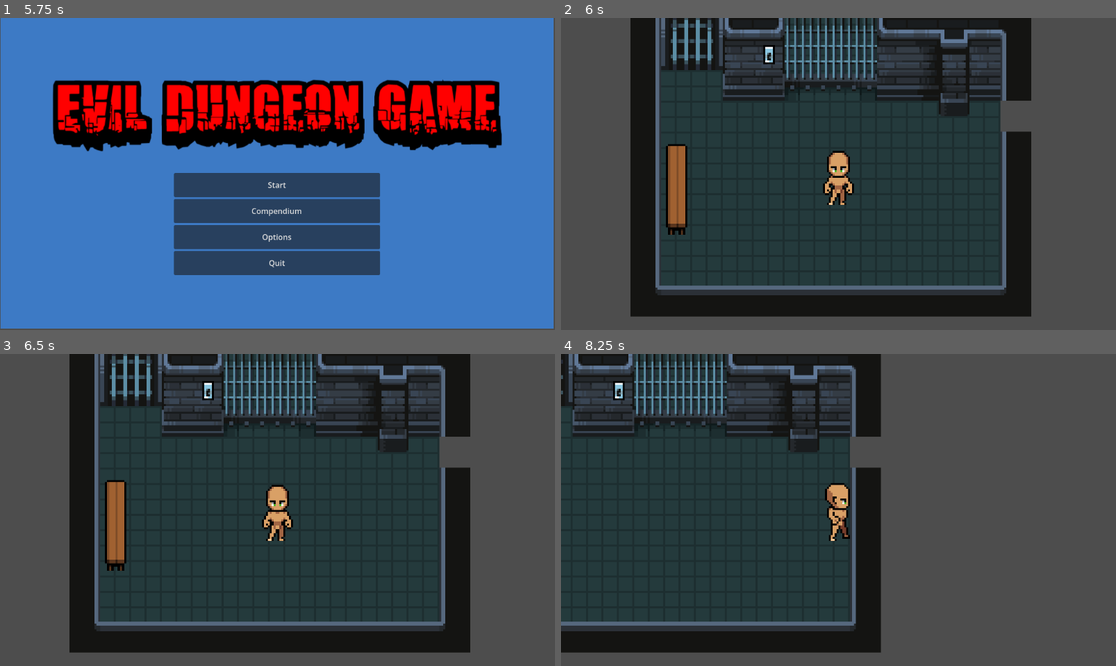
Above: before the commit, frames 1-4 (two rows, left to right).
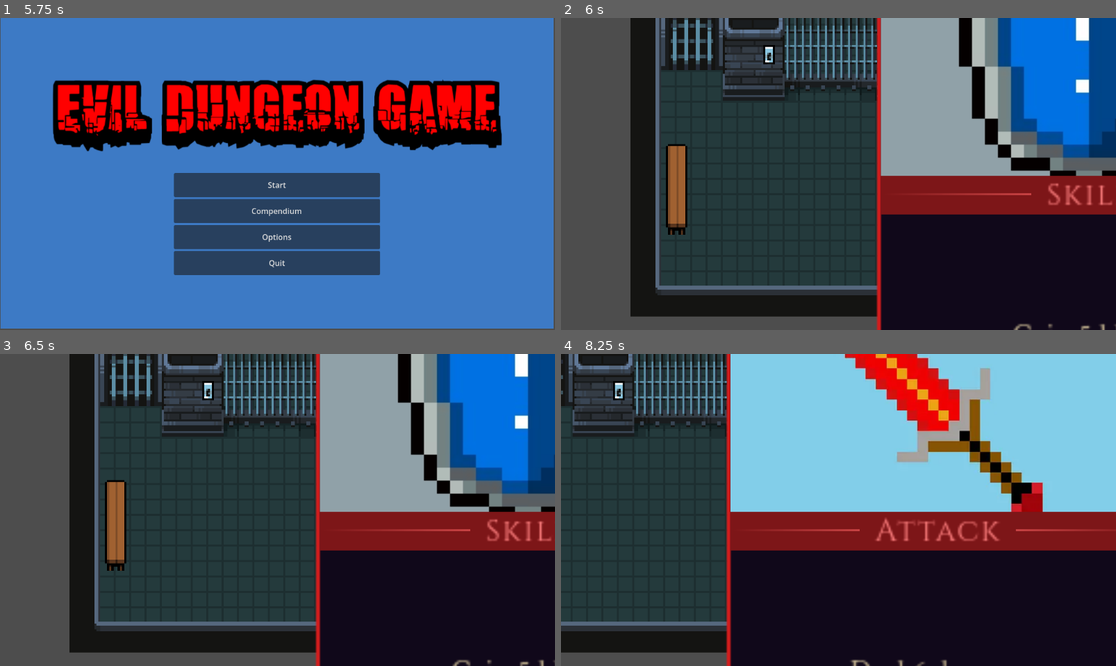
Above: after the commit, the same moments.

Repository: Maximgg21/A401-Project
Game: Godot game, scene res://scenes/ui/main_menu.tscn
Two runs of this game, one before a commit and one after it. Both use one fixed random seed, a clock stepped at 60 frames per second and the inputs below.
Inputs (mouse positions are in pixels of both pictures, inside the frame that each line leads up to):
- Up to frame 1 (5.75 s): click "Compendium" at 0.5 s; click "1" at 1.25 s; click "2" at 2 s; click "3" at 2.75 s; click "4" at 3.5 s; click "5" at 4.25 s; click "Back" at 5 s
- Up to frame 2 (6 s): click "Start" at 5.75 s
- Up to frame 3 (6.5 s): no input
- Up to frame 4 (8.25 s): move the mouse to (960, 494) at 6.52 s; hold Right (ui_right) 6.53-7.25 s; tap I at 6.6, 8.1 s; click (960, 494) at 6.67 s; drag from (727, 525) to (810, 572) at 7.27 s; move the mouse to (894, 441) at 8.02 s; hold Right (ui_right) from 8.03 s (still down)

Frame 1 is identical in both runs. In frame 2, 40% of the frame differs, in the area x 47-100%, y 0-100%; in frame 3, 40%; in frame 4, 67%, in the area x 29-100%, y 0-100%.

Commit message:
Finish deck, hand and turn loop for combat
- Add Card and Hero runtime classes, so each card copy and the hero
  have their own live state; HeroData holds base stats and the
  starting deck
- RunState sets the seed first, then creates the hero and builds the
  deck from the hero's starting deck
- CombatDeck draws with a seeded Fisher-Yates reshuffle, discards a
  specific card, and discards the whole hand
- Combat HUD runs the turn: draw 5, play a card only if the hero can
  pay its energy cost, End Turn discards and starts a new turn
- Rename view scenes and scripts to *_view (CardView, HandView,
  HeroView) and update preload paths, including compendium.gd
- Remove the separate Energy class; energy now lives on Hero

Commit message written with Claude (AI)

Diff:
--- a/autoload/run_state.gd
+++ b/autoload/run_state.gd
@@ -1,9 +1,10 @@
 extends Node
 
-const STARTER_DECK_DATA: DeckData = preload("res://data/decks/starter_deck.tres")
+const STARTER_HERO: HeroData = preload("res://data/heroes/starter_hero.tres")
 
 var rng := RandomNumberGenerator.new()
-var deck: Array[CardInstance]
+var deck: Array[Card]
+var hero: Hero
 
 
 func _ready() -> void:
@@ -16,6 +17,8 @@
 	else:
 		rng.seed = randi()
 
+	hero = Hero.new(STARTER_HERO)
+
 	deck.clear()
-	for data in STARTER_DECK_DATA.cards:
-		deck.append(CardInstance.new(data))
+	for card_data in hero.data.starting_deck.cards:
+		deck.append(Card.new(card_data))
--- /dev/null
+++ b/data/heroes/starter_hero.tres
@@ -0,0 +1,12 @@
+[gd_resource type="Resource" script_class="HeroData" format=3 uid="uid://bnke7jodsmnxb"]
+
+[ext_resource type="Script" uid="uid://cscn2vn3mlqrh" path="res://scripts/heroes/hero_data.gd" id="1_4p58c"]
+[ext_resource type="Resource" uid="uid://bv5o6rc4ih8hq" path="res://data/decks/starter_deck.tres" id="2_i73iq"]
+
+[resource]
+script = ExtResource("1_4p58c")
+name = "Mike Tyson"
+base_health = 100
+base_speed = 2
+starting_deck = ExtResource("2_i73iq")
+metadata/_custom_type_script = "uid://cscn2vn3mlqrh"
--- a/entities/player/player.gd
+++ b/entities/player/hero_view.gd
@@ -1,6 +1,13 @@
+class_name HeroView
 extends CharacterBody2D
 
 const SPEED := 90.0
+
+@export var data: HeroData:
+	set(value):
+		data = value
+		if is_node_ready():
+			_refresh()
 
 @onready var sprite: AnimatedSprite2D = $AnimatedSprite2D
 
@@ -24,3 +31,7 @@
 			facing = "down" if dir.y > 0 else "up"
 
 	sprite.play("%s_%s" % [state, facing])
+
+
+func _refresh() -> void:
+	pass
--- a/entities/player/player.tscn
+++ b/entities/player/hero_view.tscn
@@ -1,6 +1,6 @@
 [gd_scene format=3 uid="uid://dogku6ym3gdjy"]
 
-[ext_resource type="Script" uid="uid://bfhjklewgyk7i" path="res://entities/player/player.gd" id="1_qiwj3"]
+[ext_resource type="Script" uid="uid://bfhjklewgyk7i" path="res://entities/player/hero_view.gd" id="1_qiwj3"]
 [ext_resource type="Texture2D" uid="uid://eey4n1ywufr6" path="res://assets/art/characters/body_a/animations/idle_base/idle_down_sheet.png" id="2_26q78"]
 [ext_resource type="Texture2D" uid="uid://bp51m36b0nmxq" path="res://assets/art/characters/body_a/animations/idle_base/idle_side_sheet.png" id="3_bectd"]
 [ext_resource type="Texture2D" uid="uid://bvnw1vlerc7hp" path="res://assets/art/characters/body_a/animations/idle_base/idle_up_sheet.png" id="4_wvtmh"]
@@ -254,7 +254,8 @@
 "speed": 10.0
 }]
 
-[node name="Player" type="CharacterBody2D" unique_id=1936538729]
+[node name="Hero" type="CharacterBody2D" unique_id=1936538729]
+visible = false
 script = ExtResource("1_qiwj3")
 
 [node name="CollisionShape2D" type="CollisionShape2D" parent="." unique_id=1145370361]
--- a/scenes/cards/card.gd
+++ b/scenes/cards/card_view.gd
@@ -4,6 +4,7 @@
 signal clicked
 
 const RARITY_COLORS := {
+	# TODO: color the card by rarity
 	CardData.CardRarity.COMMON: Color("6f776fff"),
 	CardData.CardRarity.UNCOMMON: Color("5967a2ff"),
 	CardData.CardRarity.RARE: Color("407f40ff"),
--- a/scenes/cards/card.tscn
+++ b/scenes/cards/card_view.tscn
@@ -1,6 +1,6 @@
 [gd_scene format=3 uid="uid://3eo733mf31xa"]
 
-[ext_resource type="Script" uid="uid://br5is8k78hhjp" path="res://scenes/cards/card.gd" id="1_jl6rh"]
+[ext_resource type="Script" uid="uid://br5is8k78hhjp" path="res://scenes/cards/card_view.gd" id="1_jl6rh"]
 [ext_resource type="Texture2D" uid="uid://wtkxhrbdn0du" path="res://assets/art/mobs/test_slime/slime.jpeg" id="2_0qqw3"]
 [ext_resource type="Resource" uid="uid://ddug85frxut1o" path="res://data/cards/strike.tres" id="2_jl6rh"]
 [ext_resource type="FontFile" uid="uid://cobvc080r28oo" path="res://assets/fonts/Cinzel/Cinzel-Bold.ttf" id="3_1q37b"]
--- a/scenes/cards/hand.gd
+++ /dev/null
@@ -1,21 +0,0 @@
-class_name Hand
-extends HBoxContainer
-
-signal card_clicked(instance: CardInstance)
-
-const CARD := preload("res://scenes/cards/card.tscn")
-
-
-func display_hand(hand: Array[CardInstance]) -> void:
-	var nodes = get_children()
-	for node in nodes:
-		node.queue_free()
-
-	for instance in hand:
-		var card = CARD.new()
-		card.data = instance.data
-		card.clicked.connect(_on_card_clicked.bind(instance))
-
-
-func _on_card_clicked(card: CardInstance) -> void:
-	print(card.get_index())
--- a/scenes/cards/hand.tscn
+++ /dev/null
@@ -1,6 +0,0 @@
-[gd_scene format=3 uid="uid://bw2vm8l7uy0gw"]
-
-[ext_resource type="Script" uid="uid://gq8tmgr7m4vt" path="res://scenes/cards/hand.gd" id="1_62ged"]
-
-[node name="Hand" type="HBoxContainer" unique_id=305617950]
-script = ExtResource("1_62ged")
--- /dev/null
+++ b/scenes/cards/hand_view.gd
@@ -0,0 +1,22 @@
+class_name HandView
+extends HBoxContainer
+
+signal card_clicked(card: Card)
+
+const CARD := preload("res://scenes/cards/card_view.tscn")
+
+
+func display_hand(hand: Array[Card]) -> void:
+	var nodes = get_children()
+	for node in nodes:
+		node.queue_free()
+
+	for card in hand:
+		var card_view: CardView = CARD.instantiate()
+		card_view.data = card.data
+		card_view.clicked.connect(_on_card_clicked.bind(card))
+		add_child(card_view)
+
+
+func _on_card_clicked(card: Card) -> void:
+	card_clicked.emit(card)
--- /dev/null
+++ b/scenes/cards/hand_view.tscn
@@ -0,0 +1,6 @@
+[gd_scene format=3 uid="uid://bw2vm8l7uy0gw"]
+
+[ext_resource type="Script" uid="uid://gq8tmgr7m4vt" path="res://scenes/cards/hand_view.gd" id="1_62ged"]
+
+[node name="HandView" type="HBoxContainer" unique_id=305617950]
+script = ExtResource("1_62ged")
--- a/scenes/combat/combat_hud.gd
+++ b/scenes/combat/combat_hud.gd
@@ -1,8 +1,29 @@
 extends Control
 
-var combat_deck: CombatDeck = CombatDeck.new()
-@onready var hand: Hand = %Hand
+var combat_deck: CombatDeck
+var hero: Hero
+
+@onready var hand_view: HandView = %HandView
 
 
 func _ready() -> void:
-	combat_deck.hand_changed.connect(hand.display_hand)
+	combat_deck = CombatDeck.new()
+	hero = RunState.hero
+	combat_deck.hand_changed.connect(hand_view.display_hand)
+	hand_view.card_clicked.connect(_on_card_clicked)
+	_start_turn()
+
+
+func _on_card_clicked(card: Card) -> void:
+	if hero.spend_energy(card.data.cost):
+		combat_deck.discard_one(card)
+
+
+func _end_turn() -> void:
+	combat_deck.discard_all()
+	_start_turn()
+
+
+func _start_turn() -> void:
+	combat_deck.draw(5) # TODO: change default to a constant, probably in hero.gd
+	hero.start_turn()
--- a/scenes/combat/combat_hud.tscn
+++ b/scenes/combat/combat_hud.tscn
@@ -1,13 +1,22 @@
 [gd_scene format=3 uid="uid://cp6p563x82u7y"]
 
 [ext_resource type="Script" uid="uid://cvoan70wpwneq" path="res://scenes/combat/combat_hud.gd" id="1_m5tpd"]
-[ext_resource type="PackedScene" uid="uid://bw2vm8l7uy0gw" path="res://scenes/cards/hand.tscn" id="2_go41d"]
+[ext_resource type="PackedScene" uid="uid://bw2vm8l7uy0gw" path="res://scenes/cards/hand_view.tscn" id="2_go41d"]
 
 [node name="CombatHud" type="Control" unique_id=1549386585]
 layout_mode = 3
 anchors_preset = 0
 script = ExtResource("1_m5tpd")
 
-[node name="Hand" parent="." unique_id=305617950 instance=ExtResource("2_go41d")]
+[node name="HandView" parent="." unique_id=305617950 instance=ExtResource("2_go41d")]
 unique_name_in_owner = true
 layout_mode = 0
+
+[node name="EndTurnButton" type="Button" parent="." unique_id=480141793]
+unique_name_in_owner = true
+layout_mode = 0
+offset_right = 8.0
+offset_bottom = 8.0
+text = "End Turn"
+
+[connection signal="pressed" from="EndTurnButton" to="." method="_end_turn"]
--- a/scenes/levels/game.tscn
+++ b/scenes/levels/game.tscn
@@ -4,7 +4,8 @@
 [ext_resource type="TileSet" uid="uid://rym8sugighb6" path="res://data/tilesets/dungeon.tres" id="2_eqihu"]
 [ext_resource type="PackedScene" uid="uid://g3k7v68prbh3" path="res://entities/objects/large_bench.tscn" id="3_61jgc"]
 [ext_resource type="PackedScene" uid="uid://dchh2j4drjuvp" path="res://entities/objects/prison_bars.tscn" id="4_a1osm"]
-[ext_resource type="PackedScene" uid="uid://dogku6ym3gdjy" path="res://entities/player/player.tscn" id="4_riktp"]
+[ext_resource type="PackedScene" uid="uid://dogku6ym3gdjy" path="res://entities/player/hero_view.tscn" id="4_riktp"]
+[ext_resource type="PackedScene" uid="uid://cp6p563x82u7y" path="res://scenes/combat/combat_hud.tscn" id="6_limtx"]
 
 [node name="Node2D" type="Node2D" unique_id=433223353]
 y_sort_enabled = true
@@ -51,3 +52,5 @@
 
 [node name="Player" parent="." unique_id=1936538729 instance=ExtResource("4_riktp")]
 position = Vector2(-20, 150)
+
+[node name="CombatHud" parent="." unique_id=1549386585 instance=ExtResource("6_limtx")]
--- a/scenes/ui/compendium.gd
+++ b/scenes/ui/compendium.gd
@@ -6,7 +6,7 @@
 
 # The Cards tab is different from the other tabs. It pulls cards from data/cards
 const CARDS_DATA_PATH := "res://data/cards"
-const CARD_SCENE := preload("res://scenes/cards/card.tscn")
+const CARD_SCENE := preload("res://scenes/cards/card_view.tscn")
 const CARD_MIN_SIZE := Vector2(160, 220)
 const CARD_GRID_COLUMNS := 4
 
--- a/scripts/cards/card_instance.gd
+++ b/scripts/cards/card.gd
@@ -1,4 +1,4 @@
-class_name CardInstance
+class_name Card
 extends RefCounted
 
 var data: CardData
--- a/scripts/combat/combat_deck.gd
+++ b/scripts/combat/combat_deck.gd
@@ -1,11 +1,11 @@
 class_name CombatDeck
 extends RefCounted
 
-signal hand_changed(hand: Array[CardInstance])
+signal hand_changed(hand: Array[Card])
 
-var draw_pile: Array[CardInstance]
-var hand: Array[CardInstance]
-var discard_pile: Array[CardInstance]
+var draw_pile: Array[Card]
+var hand: Array[Card]
+var discard_pile: Array[Card]
 
 var rng := RunState.rng
 
@@ -16,7 +16,7 @@
 	_shuffle()
 
 
-func draw_cards(amount) -> void:
+func draw(amount: int) -> void:
 	if draw_pile.is_empty() and discard_pile.is_empty():
 		return
 	for i in amount:
@@ -29,7 +29,7 @@
 	hand_changed.emit(hand)
 
 
-func discard_card(card: CardInstance) -> void:
+func discard_one(card: Card) -> void:
 	if card not in hand:
 		return
 	discard_pile.append(card)
@@ -49,7 +49,7 @@
 
 	var n := draw_pile.size()
 	for i in range(n - 1, 0, -1): # Fisher–Yates shuffle
-		var j := rng.randi_range(0, i)
+		var j: int = rng.randi_range(0, i)
 		var temp := draw_pile[j]
 		draw_pile[j] = draw_pile[i]
 		draw_pile[i] = temp
--- a/scripts/combat/energy.gd
+++ /dev/null
@@ -1,30 +0,0 @@
-class_name Energy
-extends RefCounted
-
-signal changed
-
-var maximum: int = 3
-var current: int
-
-
-func turn_start() -> void:
-	current = maximum
-	changed.emit()
-
-
-func spend(amount: int) -> bool:
-	if amount > current:
-		return false
-	current -= amount
-	changed.emit()
-	return true
-
-
-func increase_maximum(amount: int) -> void:
-	max += amount
-	changed.emit()
-
-
-func gain(amount: int) -> void:
-	current += amount
-	changed.emit()
--- /dev/null
+++ b/scripts/heroes/hero.gd
@@ -0,0 +1,43 @@
+class_name Hero
+extends RefCounted
+
+signal energy_changed
+signal health_changed
+signal movement_changed
+
+var data: HeroData
+var max_health: int
+var current_health: int
+var max_energy: int
+var current_energy: int
+var speed: int # How many movement do I gain every turn
+var movement: int # How many tiles can I move
+
+
+func _init(hero_data: HeroData) -> void:
+	data = hero_data
+	max_health = data.base_health
+	current_health = max_health
+	max_energy = data.base_energy
+	current_energy = max_energy
+	speed = data.base_speed
+	movement = speed
+
+
+func start_turn() -> void:
+	current_energy = max_energy
+	movement = speed
+
+	energy_changed.emit()
+	movement_changed.emit()
+
+
+func spend_energy(amount: int) -> bool:
+	if current_energy < amount:
+		print("Not enough energy")
+		return false
+		# TODO: add animation to show it in game
+
+	current_energy -= amount
+	energy_changed.emit()
+	return true
--- /dev/null
+++ b/scripts/heroes/hero_data.gd
@@ -0,0 +1,9 @@
+class_name HeroData
+extends Resource
+
+@export var name: String
+@export var base_health: int
+@export var base_speed: int # Free movement every turn
+@export var sprite: SpriteFrames
+@export var starting_deck: DeckData
+@export var base_energy: int = 3
Renamed: entities/player/player.gd.uid -> entities/player/hero_view.gd.uid
Renamed: scenes/cards/card.gd.uid -> scenes/cards/card_view.gd.uid
Renamed: scenes/cards/hand.gd.uid -> scenes/cards/hand_view.gd.uid
Renamed: scripts/cards/card_instance.gd.uid -> scripts/cards/card.gd.uid
Not shown, removed: scripts/combat/energy.gd.uid
Not shown, added: scripts/heroes/hero.gd.uid
Not shown, added: scripts/heroes/hero_data.gd.uid
Not shown, changed: .github/pull_request_template.md
